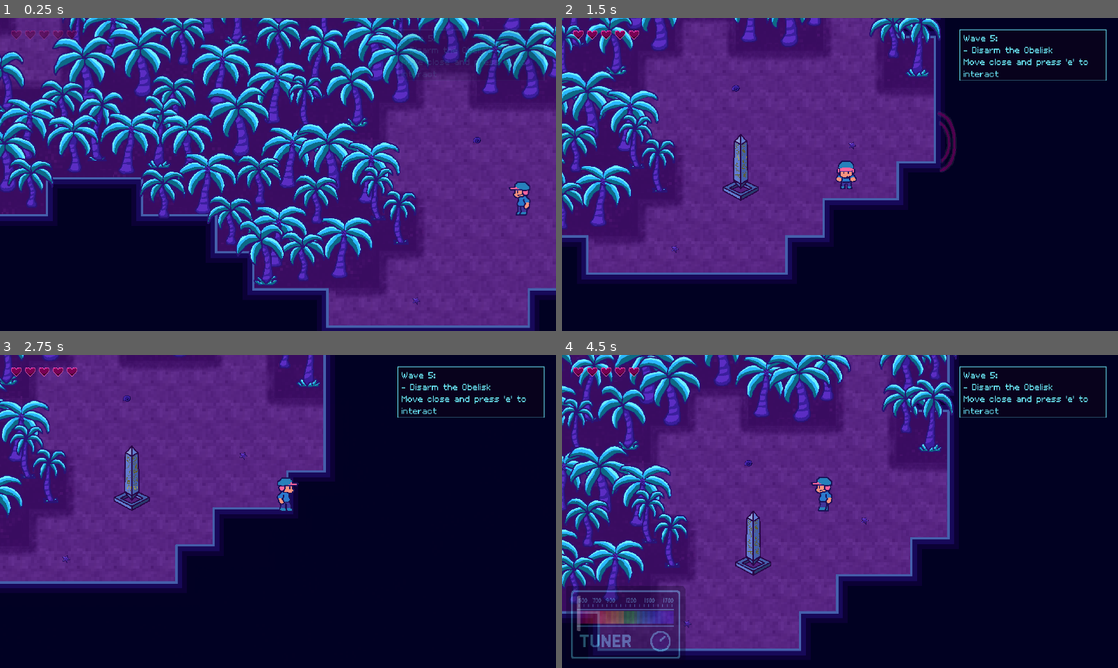
Above: before the commit, frames 1-4 (two rows, left to right).
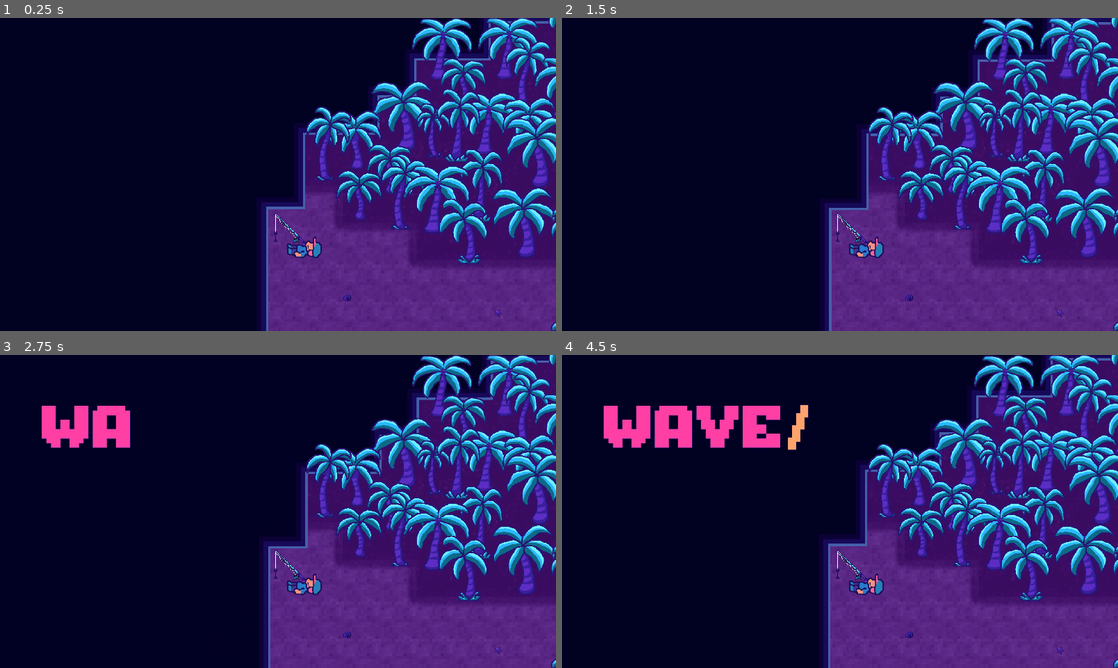
Above: after the commit, the same moments.

Repository: dougwhite/wave-length
Game: Godot game, scene res://scenes/game.tscn
Two runs of this game, one before a commit and one after it. Both use one fixed random seed, a clock stepped at 60 frames per second and the inputs below.
Inputs (mouse positions are in pixels of both pictures, inside the frame that each line leads up to):
- Up to frame 1 (0.25 s): no input
- Up to frame 2 (1.5 s): tap E (interact) at 0.5 s; move the mouse to (962, 158) at 0.52 s; hold Right (move_right) 0.53-1.28 s; hold E (interact) 0.53-1.28 s; click (962, 158) at 0.67 s; tap Enter (ui_accept) at 0.77 s; move the mouse to (728, 190) at 1.27 s; hold S (move_down) from 1.28 s (still down); tap Space (dodge_roll) at 1.35 s
- Up to frame 3 (2.75 s): tap Enter (ui_accept) at 1.52 s; tap E (interact) at 1.55, 2, 2.3 s; move the mouse to (333, 442) at 2.02 s; release S (move_down) at 2.03 s; hold Right (move_right) from 2.03 s (still down); hold Shift (fine_tune) from 2.03 s (still down)
- Up to frame 4 (4.5 s): tap E (interact) at 2.75, 3.05, 3.5 s; move the mouse to (812, 574) at 2.77 s; release Right (move_right) at 2.78 s; release Shift (fine_tune) at 2.78 s; hold Up (move_up) 2.78-3.53 s; click (812, 574) at 2.85 s; tap Enter (ui_accept) at 3.02, 3.77 s; move the mouse to (1006, 558) at 3.52 s; hold E (interact) 3.53-4.28 s; hold Left (move_left) from 3.53 s (still down); move the mouse to (673, 464) at 4.27 s; tap 1 (tune_1) at 4.35 s

The runs differ from the first frame. In frame 1, 72% of the frame differs, in the area x 0-100%, y 0-100%; in frame 2, 89%; in frame 3, 80%; in frame 4, 94%.

Commit message:
Added obelisk encounters proper to enemy wave manager. Added jellyfish spawning to obelisk. Added dismantling sound effect to obelisk

Diff:
--- a/scenes/enemies/obelisk.tscn
+++ b/scenes/enemies/obelisk.tscn
@@ -73,6 +73,7 @@
 [ext_resource type="Texture2D" uid="uid://b3slbfx37sg5k" path="res://art/obelisk/runic_travel_frame0021.png" id="46_xid46"]
 [ext_resource type="Texture2D" uid="uid://ejp3a5yh6vf8" path="res://art/obelisk/runic_travel_frame0022.png" id="47_1ch8l"]
 [ext_resource type="Texture2D" uid="uid://cijphp64wd0cg" path="res://art/obelisk/runic_travel_frame0023.png" id="48_pm1y7"]
+[ext_resource type="AudioStream" uid="uid://buvje4ftxcxl" path="res://music/opengameart.org/users/subspaceaudio/sfx_exp_medium13.wav" id="74_glycp"]
 
 [sub_resource type="SpriteFrames" id="SpriteFrames_l3b48"]
 animations = [{
@@ -318,6 +319,105 @@
 radius = 26.0
 height = 52.0
 
+[sub_resource type="Animation" id="Animation_fo0fb"]
+resource_name = "explode"
+length = 2.0
+tracks/0/type = "value"
+tracks/0/imported = false
+tracks/0/enabled = true
+tracks/0/path = NodePath(".:visible")
+tracks/0/interp = 1
+tracks/0/loop_wrap = true
+tracks/0/keys = {
+"times": PackedFloat32Array(0),
+"transitions": PackedFloat32Array(1),
+"update": 1,
+"values": [false]
+}
+tracks/1/type = "value"
+tracks/1/imported = false
+tracks/1/enabled = true
+tracks/1/path = NodePath("CollisionShape2D:disabled")
+tracks/1/interp = 1
+tracks/1/loop_wrap = true
+tracks/1/keys = {
+"times": PackedFloat32Array(0),
+"transitions": PackedFloat32Array(1),
+"update": 1,
+"values": [true]
+}
+tracks/2/type = "value"
+tracks/2/imported = false
+tracks/2/enabled = true
+tracks/2/path = NodePath("AudioStreamPlayer:playing")
+tracks/2/interp = 1
+tracks/2/loop_wrap = true
+tracks/2/keys = {
+"times": PackedFloat32Array(0),
+"transitions": PackedFloat32Array(1),
+"update": 1,
+"values": [true]
+}
+tracks/3/type = "method"
+tracks/3/imported = false
+tracks/3/enabled = true
+tracks/3/path = NodePath(".")
+tracks/3/interp = 1
+tracks/3/loop_wrap = true
+tracks/3/keys = {
+"times": PackedFloat32Array(1.5),
+"transitions": PackedFloat32Array(1),
+"values": [{
+"args": [],
+"method": &"queue_free"
+}]
+}
+
+[sub_resource type="Animation" id="Animation_1wywc"]
+length = 0.001
+tracks/0/type = "value"
+tracks/0/imported = false
+tracks/0/enabled = true
+tracks/0/path = NodePath(".:visible")
+tracks/0/interp = 1
+tracks/0/loop_wrap = true
+tracks/0/keys = {
+"times": PackedFloat32Array(0),
+"transitions": PackedFloat32Array(1),
+"update": 1,
+"values": [true]
+}
+tracks/1/type = "value"
+tracks/1/imported = false
+tracks/1/enabled = true
+tracks/1/path = NodePath("CollisionShape2D:disabled")
+tracks/1/interp = 1
+tracks/1/loop_wrap = true
+tracks/1/keys = {
+"times": PackedFloat32Array(0),
+"transitions": PackedFloat32Array(1),
+"update": 1,
+"values": [false]
+}
+tracks/2/type = "value"
+tracks/2/imported = false
+tracks/2/enabled = true
+tracks/2/path = NodePath("AudioStreamPlayer:playing")
+tracks/2/interp = 1
+tracks/2/loop_wrap = true
+tracks/2/keys = {
+"times": PackedFloat32Array(0),
+"transitions": PackedFloat32Array(1),
+"update": 1,
+"values": [false]
+}
+
+[sub_resource type="AnimationLibrary" id="AnimationLibrary_cels7"]
+_data = {
+&"RESET": SubResource("Animation_1wywc"),
+&"explode": SubResource("Animation_fo0fb")
+}
+
 [node name="Obelisk" type="StaticBody2D"]
 y_sort_enabled = true
 script = ExtResource("1_vpvff")
@@ -344,3 +444,53 @@
 z_index = 1
 position = Vector2(0, -16)
 shape = SubResource("CapsuleShape2D_m5bua")
+
+[node name="AnimationPlayer" type="AnimationPlayer" parent="."]
+libraries = {
+&"": SubResource("AnimationLibrary_cels7")
+}
+
+[node name="AudioStreamPlayer" type="AudioStreamPlayer" parent="."]
+stream = ExtResource("74_glycp")
+bus = &"SFX"
+
+[node name="SpawnPoints" type="Node2D" parent="."]
+position = Vector2(0, -43)
+
+[node name="spawn_1" type="Node2D" parent="SpawnPoints"]
+position = Vector2(120, -207.846)
+
+[node name="spawn_2" type="Node2D" parent="SpawnPoints"]
+position = Vector2(207.846, -120)
+
+[node name="spawn_3" type="Node2D" parent="SpawnPoints"]
+position = Vector2(240, 0)
+
+[node name="spawn_4" type="Node2D" parent="SpawnPoints"]
+position = Vector2(207.846, 120)
+
+[node name="spawn_5" type="Node2D" parent="SpawnPoints"]
+position = Vector2(120, 207.846)
+
+[node name="spawn_6" type="Node2D" parent="SpawnPoints"]
+position = Vector2(0, 240)
+
+[node name="spawn_7" type="Node2D" parent="SpawnPoints"]
+position = Vector2(-120, 207.846)
+
+[node name="spawn_8" type="Node2D" parent="SpawnPoints"]
+position = Vector2(-207.846, 120)
+
+[node name="spawn_9" type="Node2D" parent="SpawnPoints"]
+position = Vector2(-240, 0)
+
+[node name="spawn_10" type="Node2D" parent="SpawnPoints"]
+position = Vector2(-207.846, -120)
+
+[node name="spawn_11" type="Node2D" parent="SpawnPoints"]
+position = Vector2(-120, -207.846)
+
+[node name="spawn_12" type="Node2D" parent="SpawnPoints"]
+position = Vector2(0, -240)
+
+[connection signal="interacted" from="." to="." method="_on_interacted"]
--- a/scenes/game.tscn
+++ b/scenes/game.tscn
@@ -2273,7 +2273,6 @@
 
 [node name="NarrativeManager" type="Node" parent="."]
 script = ExtResource("22_37s47")
-start_stage = 16
 opening_music = ExtResource("13_kvuet")
 battle_music = ExtResource("31_twgab")
 battle_music_2 = ExtResource("39_458eo")
@@ -2458,7 +2457,7 @@
 position = Vector2(-2159, 526)
 
 [node name="obelisk_2" type="Node2D" parent="EnemyWaveManager/Wave6"]
-position = Vector2(-2588, -1615)
+position = Vector2(-1496, -1941)
 
 [node name="obelisk_3" type="Node2D" parent="EnemyWaveManager/Wave6"]
 position = Vector2(1939, -624)
--- a/scripts/enemies/enemy_wave_manager.gd
+++ b/scripts/enemies/enemy_wave_manager.gd
@@ -234,18 +234,18 @@
 	],
 	# Wave 5 @ South Beach - 1 obelisk
 	[
-		{ "elapsed": 1, "spawn": ^"Wave5/obelisk_1", "mob": obelisk, "goal": ^"../Objects/Player", "band": 15 },
+		{ "elapsed": 0, "spawn": ^"Wave5/obelisk_1", "mob": obelisk, "goal": ^"../Objects/Player", "band": 15 },
 	],
 	# Wave 6 @ Many Obelisks!
 	[
-		{ "elapsed": 1, "spawn": ^"Wave6/obelisk_1", "mob": jellyfish, "goal": ^"../Objects/Player", "band": 15 },
-		{ "elapsed": 1, "spawn": ^"Wave6/obelisk_2", "mob": jellyfish, "goal": ^"../Objects/Player", "band": 15 },
-		{ "elapsed": 1, "spawn": ^"Wave6/obelisk_3", "mob": jellyfish, "goal": ^"../Objects/Player", "band": 15 },
-		{ "elapsed": 1, "spawn": ^"Wave6/obelisk_4", "mob": jellyfish, "goal": ^"../Objects/Player", "band": 15 },
-		{ "elapsed": 1, "spawn": ^"Wave6/obelisk_5", "mob": jellyfish, "goal": ^"../Objects/Player", "band": 15 },
-		{ "elapsed": 1, "spawn": ^"Wave6/obelisk_6", "mob": jellyfish, "goal": ^"../Objects/Player", "band": 15 },
-		{ "elapsed": 1, "spawn": ^"Wave6/obelisk_7", "mob": jellyfish, "goal": ^"../Objects/Player", "band": 15 },
-		{ "elapsed": 1, "spawn": ^"Wave6/obelisk_8", "mob": jellyfish, "goal": ^"../Objects/Player", "band": 15 },
+		{ "elapsed": 0, "spawn": ^"Wave6/obelisk_1", "mob": obelisk, "goal": ^"../Objects/Player", "band": 3 },
+		{ "elapsed": 0, "spawn": ^"Wave6/obelisk_2", "mob": obelisk, "goal": ^"../Objects/Player", "band": 12 },
+		{ "elapsed": 0, "spawn": ^"Wave6/obelisk_3", "mob": obelisk, "goal": ^"../Objects/Player", "band": 24 },
+		{ "elapsed": 0, "spawn": ^"Wave6/obelisk_4", "mob": obelisk, "goal": ^"../Objects/Player", "band": 36 },
+		{ "elapsed": 0, "spawn": ^"Wave6/obelisk_5", "mob": obelisk, "goal": ^"../Objects/Player", "band": 9 },
+		{ "elapsed": 0, "spawn": ^"Wave6/obelisk_6", "mob": obelisk, "goal": ^"../Objects/Player", "band": 30 },
+		{ "elapsed": 0, "spawn": ^"Wave6/obelisk_7", "mob": obelisk, "goal": ^"../Objects/Player", "band": 21 },
+		{ "elapsed": 0, "spawn": ^"Wave6/obelisk_8", "mob": obelisk, "goal": ^"../Objects/Player", "band": 6 },
 	],
 	# Wave 7 @ Radio Tower - FULL ASSAULT
 	[
--- a/scripts/enemies/obelisk.gd
+++ b/scripts/enemies/obelisk.gd
@@ -7,13 +7,55 @@
 @export var game_manager: GameManager
 
 @onready var runes = $runes
+@onready var animation_player = $AnimationPlayer
 
+# spawn_1..spawn_12 Node2D
+@onready var spawn_points = $SpawnPoints
+
+var jellyfish = preload("res://scenes/enemies/jellyfish.tscn")
+const SPAWN_DELAY: float = 4.0
+
+var spawn_timer: float = 0.0
+var dead: bool = false
+
+# Match our runes color to the type of jellyfish we'll spit out
 func _ready():
 	if match_band:
 		runes.modulate = game_manager.frequency_color(band)
 	super()
 
+# Interacting destroys the obelisk
+func _on_interacted():
+	animation_player.play("explode")
+	dead = true
 
+# Periodically summon jellyfish
+func _process(delta):
+	if dead:
+		return
 
-func _on_interacted():
-	pass # Replace with function body.
+	spawn_timer += delta
+	if spawn_timer > SPAWN_DELAY:
+		spawn_jellyfish()
+		spawn_timer = 0
+
+	super(delta)
+
+func spawn_jellyfish():
+	if dead:
+		return
+	# Spawn the jellyfish using our enemy wave manager parent
+	# func _spawn_mob(asset: PackedScene, spawn_path: NodePath, goal_path: NodePath, band: int = -1):
+	wave_manager._spawn_mob(jellyfish, _node2path(_get_random_spawn()), _node2path(goal), band)
+
+# Gets a random spawn point from spawn_points
+func _get_random_spawn() -> Node2D:
+	var spawns = spawn_points.get_children()
+	var index: int = randi() % spawns.size()
+	return spawns[index] as Node2D
+
+# Converts a node into it's node path
+func _node2path(node: Node) -> NodePath:
+	if node == null:
+		return NodePath("")
+	return node.get_path()
--- a/scripts/narrative/narrative_manager.gd
+++ b/scripts/narrative/narrative_manager.gd
@@ -880,18 +880,6 @@
 		Harry.say("Just. Perfect."),
 	])
 
-	# Tell the player to head to the south beach
-	objectives.show_objective("Find the anomaly...")
-	var beach_zone = zone("SouthBeachZone")
-	arrow.objective = beach_zone
-
-	# Wait for players to find their way to the anomaly
-	await beach_zone.player_entered
-
-	# Complete the objective
-	objectives.complete_objective()
-	arrow.objective = null
-
 	current_stage = Stage.WAVE_5
 	start_story()
 
@@ -900,7 +888,7 @@
 	checkpoint()
 
 	# If we are in debug, start on the south Beach
-	teleport(zone("SouthBeachZone"))
+	teleport(zone("RadioHutZone"))
 
 	# Change the music to something more dramatic
 	set_music(battle_music_2)
@@ -908,7 +896,8 @@
 	# Set the objective
 	objectives.show_objective("\n".join([
 		"Wave 5:",
-		"- Disarm the Obelisk",
+		"- Find and disarm the anomaly",
+		"\nHINT:",
 		"Move close and press 'e' to interact"
 	]))
 
Not shown, added: music/opengameart.org/users/subspaceaudio/sfx_exp_medium13.wav.import
Not shown: 1 places in scenes/enemies/obelisk.tscn that only renumber resources
Not shown, added: music/opengameart.org/users/subspaceaudio/sfx_exp_medium13.wav
